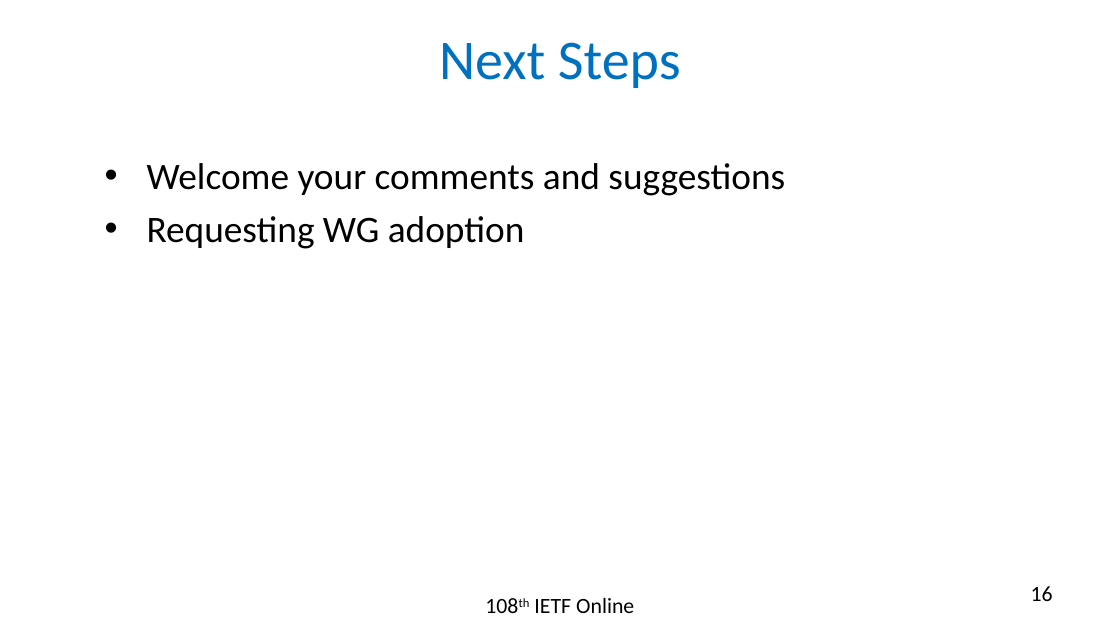
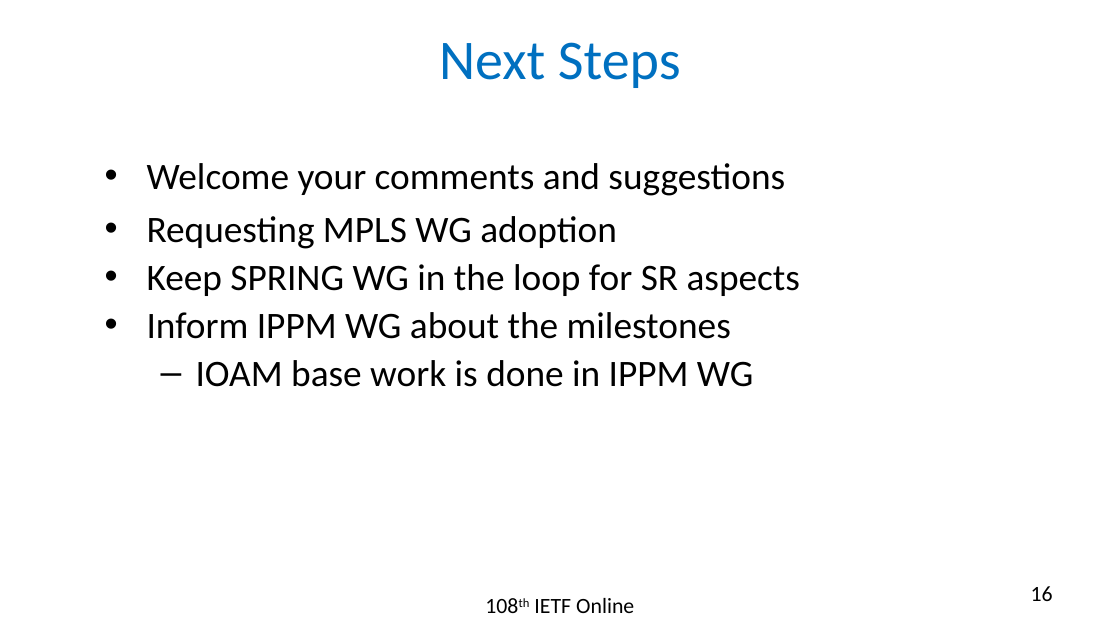
Before and after one commit to rakgandhi/ietf-slides, a slide deck: slide 16 of draft-gandhi-mpls-ioam-sr-02.pptx. Drawn at 1120x630 pixels with LibreOffice and Linux fonts; fonts in the diff are those of the drawing. Boxes give left, top, right and bottom in pixels: in the first picture for what was removed or moved away, otherwise in the second. Text is boxed around its words. In the diff, an @@ line names an element or a change of style, - is before the commit and + after.

```diff
--- a/draft-gandhi-mpls-ioam-sr-02.pptx
+++ b/draft-gandhi-mpls-ioam-sr-02.pptx
@@ text at <box>147,216,800,387</box>: text changed @@
-• Requesting WG adoption
+• Requesting MPLS WG adoption
+• Keep SPRING WG in the loop for SR aspects
+• Inform IPPM WG about the milestones
+  – IOAM base work is done in IPPM WG
```
Also in this commit, not shown: 1 other slide changed, 2 slides removed, 1 other file.
